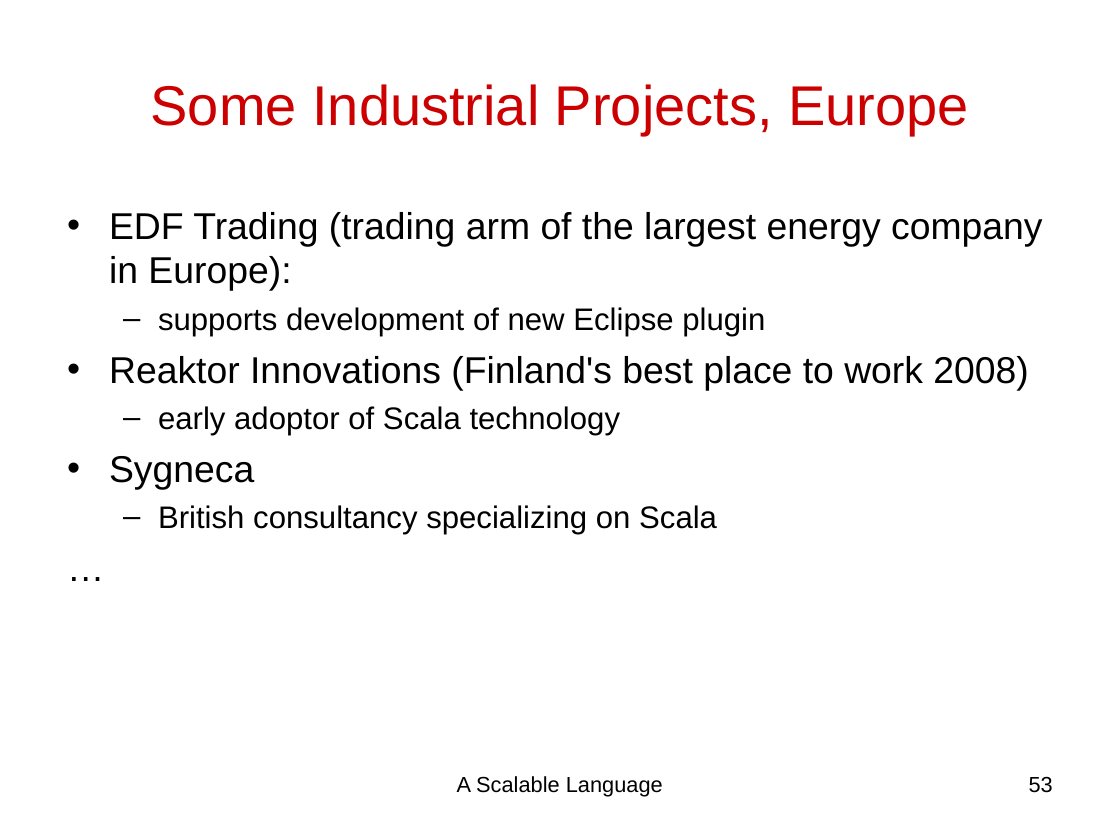
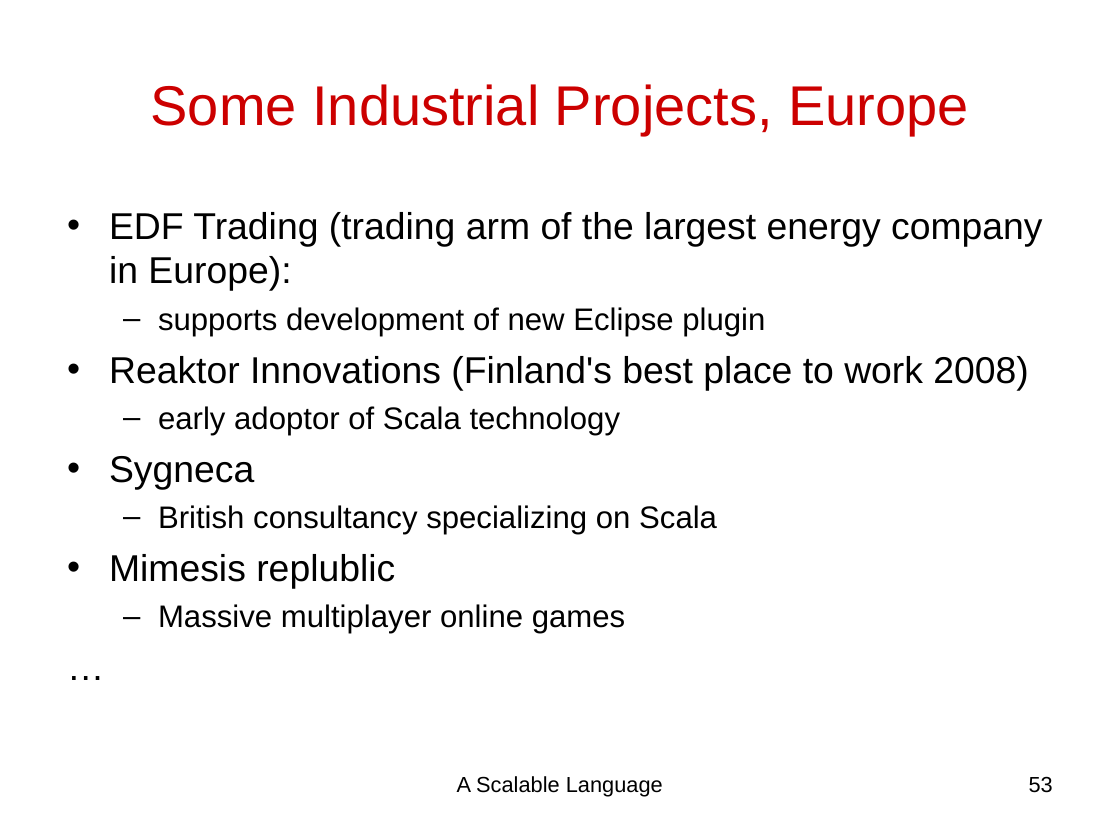
Before and after one commit to scala/scala-dist, a slide deck: slide 53 of talks/j1/a-scalable-language.ppt. Drawn at 1120x840 pixels with LibreOffice and Linux fonts; fonts in the diff are those of the drawing. Boxes give left, top, right and bottom in pixels: in the first picture for what was removed or moved away, otherwise in the second. Text is boxed around its words. In the diff, an @@ line names an element or a change of style, - is before the commit and + after.

```diff
--- a/talks/j1/a-scalable-language.ppt
+++ b/talks/j1/a-scalable-language.ppt
@@ text at [109, 554, 625, 634]: paragraphs added @@
+• Mimesis replublic
+  – Massive multiplayer online games
```
Also in this commit, not shown: 2 other files.
